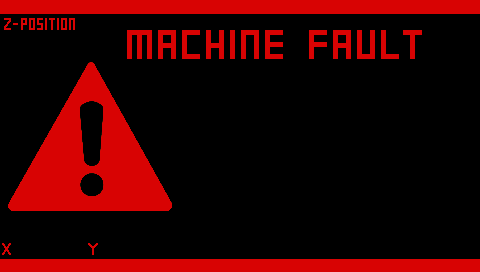
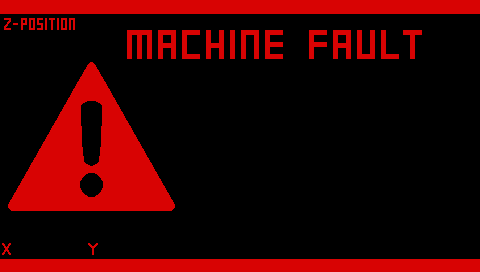
Layered file, before and after one edit (480 x 272). Changes by layer:
painted on "88_MachineFault.bmp" over [9, 62, 175, 211]
